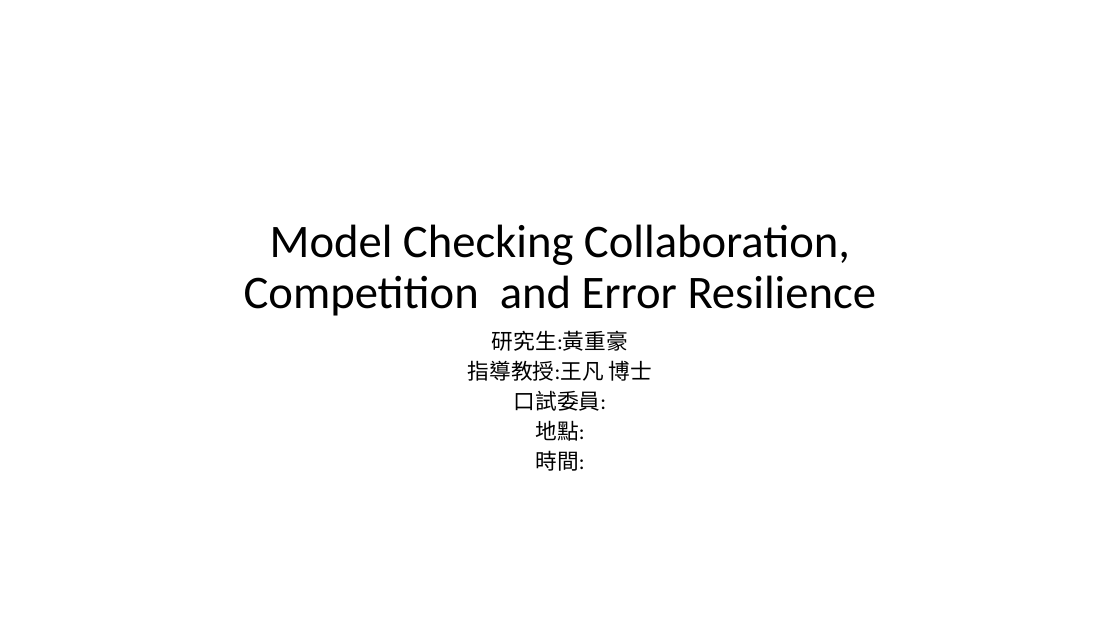
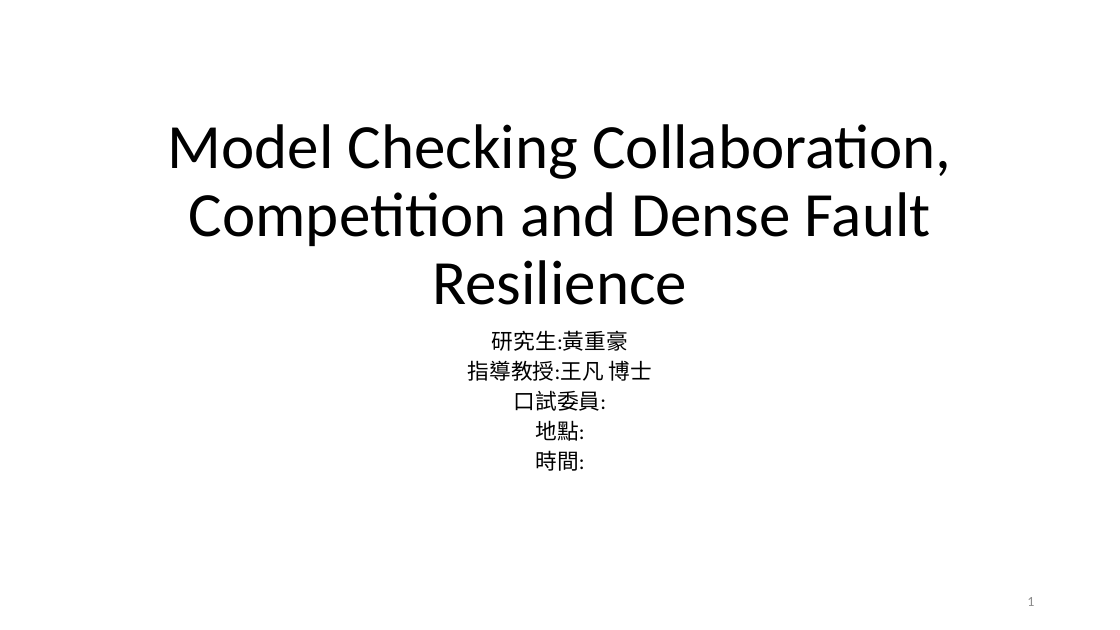
Before and after one commit to yyergg/graduate, a slide deck: slide 1 of def.pptx. Drawn at 1120x630 pixels with LibreOffice and Linux fonts; fonts in the diff are those of the drawing. Boxes give left, top, right and bottom in pixels: in the first picture for what was removed or moved away, otherwise in the second. Text is boxed around its words. In the diff, an @@ line names an element or a change of style, - is before the commit and + after.

```diff
--- a/def.pptx
+++ b/def.pptx
@@ title at [168,124,951,305]: text changed; size 40 to 54 pt @@
-Model Checking Collaboration, Competition and Error Resilience
+Model Checking Collaboration, Competition and Dense Fault
+Resilience
@@ page number added at [1027,597,1034,606], 12 pt, text #8C8C8C @@
+1
```
Also in this commit, not shown: 35 other slides changed, 4 slides added, 4 slides removed.
